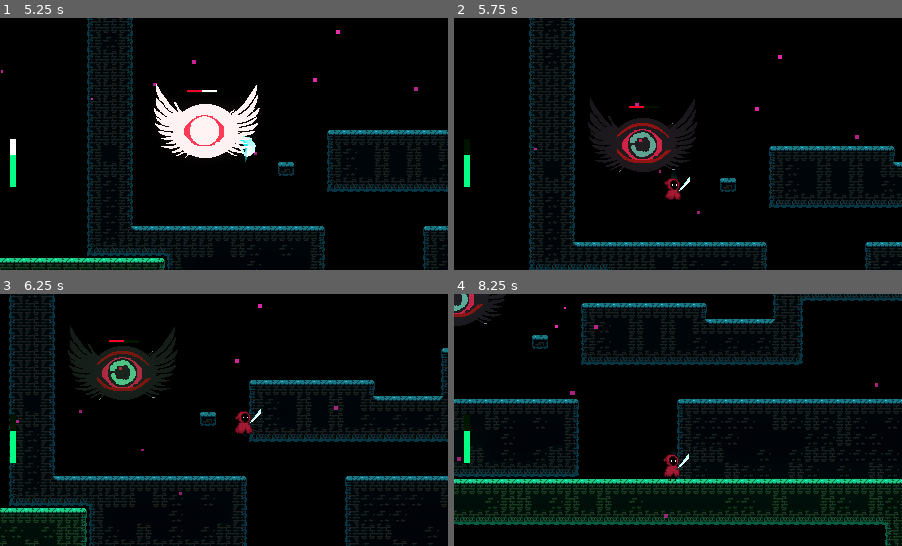
Above: before the commit, frames 1-4 (two rows, left to right).
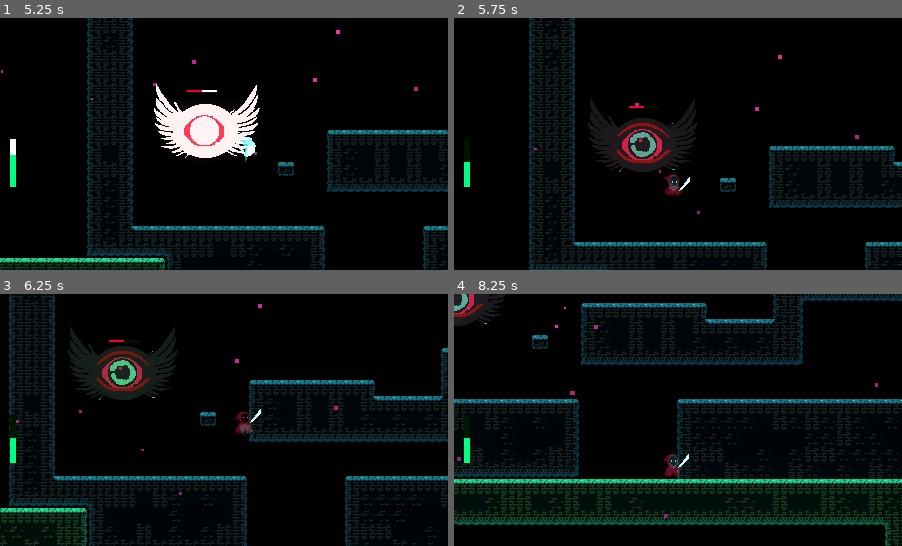
Above: after the commit, the same moments.

Repository: Driannn/AcerolaJam0
Game: Godot game, scene res://Scenes/Main scene/main_scene.tscn
Two runs of this game, one before a commit and one after it. Both use one fixed random seed, a clock stepped at 60 frames per second and the inputs below.
Inputs (mouse positions are in pixels of both pictures, inside the frame that each line leads up to):
- Up to frame 1 (5.25 s): tap Enter (ui_accept) at 0.5 s; move the mouse to (201, 194) at 0.52 s; hold W 0.53-2.03 s; tap X (attack) at 0.6, 2.85, 5.1 s; click (201, 194) at 0.67 s; tap Space (jump) at 0.77, 1.52, 3.02, 3.77, 4.52 s; move the mouse to (358, 181) at 1.27 s; tap C (dash) at 1.35, 3.6 s; move the mouse to (89, 106) at 2.02 s; hold F 2.03-2.78 s; hold A (move_left) 2.03-3.53 s; move the mouse to (246, 144) at 2.77 s; click (246, 144) at 2.92 s; move the mouse to (156, 81) at 3.52 s; hold S 3.53-4.28 s; move the mouse to (322, 131) at 4.27 s; hold D (move_right) 4.28-5.03 s; tap F at 4.35 s; move the mouse to (134, 156) at 5.02 s; hold W from 5.03 s (still down); click (134, 156) at 5.17 s
- Up to frame 2 (5.75 s): keep holding W
- Up to frame 3 (6.25 s): move the mouse to (268, 364) at 5.77 s; release W at 5.78 s; hold D (move_right) from 5.78 s (still down); tap C (dash) at 5.85 s; tap Space (jump) at 6.02 s
- Up to frame 4 (8.25 s): move the mouse to (655, 470) at 6.52 s; hold F 6.53-7.28 s; tap Space (jump) at 6.77, 7.52 s; move the mouse to (812, 457) at 7.27 s; tap X (attack) at 7.35 s; click (812, 457) at 7.42 s; move the mouse to (543, 382) at 8.02 s; release D (move_right) at 8.03 s; hold S from 8.03 s (still down); tap C (dash) at 8.1 s

Frame 1 is identical in both runs. In frame 2, 0.3% of the frame differs, in the area x 2-52%, y 54-73%; in frame 3, 0.2%; in frame 4, 0.3%.

Commit message:
enemy fix, basic music autoload player

Diff:
--- /dev/null
+++ b/Node.gd
@@ -0,0 +1,11 @@
+extends Node
+
+@export var main_music_loop = preload("res://Assets/Audio/Idea #2_fuzz 808_200bpm_loopable.ogg")
+@onready var music_player = $MusicPlayer
+
+func _ready():
+	pass
+
+func play_music():
+	music_player.stream = main_music_loop
+	music_player.play()
--- /dev/null
+++ b/Scenes/Autoloads/music_controller.tscn
@@ -0,0 +1,9 @@
+[gd_scene load_steps=2 format=3 uid="uid://diwh41iwc0h8j"]
+
+[ext_resource type="Script" path="res://Node.gd" id="1_np2jt"]
+
+[node name="MusicController" type="Node"]
+script = ExtResource("1_np2jt")
+
+[node name="MusicPlayer" type="AudioStreamPlayer2D" parent="."]
+attenuation = 1e-05
--- a/Scenes/Entities/eye_enemy.tscn
+++ b/Scenes/Entities/eye_enemy.tscn
@@ -168,7 +168,7 @@
 "times": PackedFloat32Array(0),
 "transitions": PackedFloat32Array(1),
 "update": 1,
-"values": [false]
+"values": [true]
 }
 
 [sub_resource type="AnimationLibrary" id="AnimationLibrary_blspn"]
--- a/Scenes/Main scene/GameManager.gd
+++ b/Scenes/Main scene/GameManager.gd
@@ -16,6 +16,9 @@
 		game_paused = value
 		get_tree().paused = game_paused
 		emit_signal("toggle_game_paused", game_paused)
+
+func _ready():
+	MusicController.play_music()
 
 func _process(_delta):
 
--- /dev/null
+++ b/default_bus_layout.tres
@@ -0,0 +1,15 @@
+[gd_resource type="AudioBusLayout" format=3 uid="uid://c4qdnitp1nfca"]
+
+[resource]
+bus/1/name = &"Music"
+bus/1/solo = false
+bus/1/mute = false
+bus/1/bypass_fx = false
+bus/1/volume_db = 0.0
+bus/1/send = &"Master"
+bus/2/name = &"SFX"
+bus/2/solo = false
+bus/2/mute = false
+bus/2/bypass_fx = false
+bus/2/volume_db = 0.0
+bus/2/send = &"Master"
--- a/project.godot
+++ b/project.godot
@@ -17,6 +17,10 @@
 boot_splash/image="res://Godot splash Screen.png"
 config/icon="res://icon.svg"
 boot_splash/minimum_display_time=3000
+
+[autoload]
+
+MusicController="*res://Scenes/Autoloads/music_controller.tscn"
 
 [display]
 
Not shown, added: Assets/Audio/Idea #2_fuzz 808_200bpm_loopable.ogg.import
Not shown, added: Assets/Audio/Idea #2_fuzz 808_200bpm_loopable.ogg
